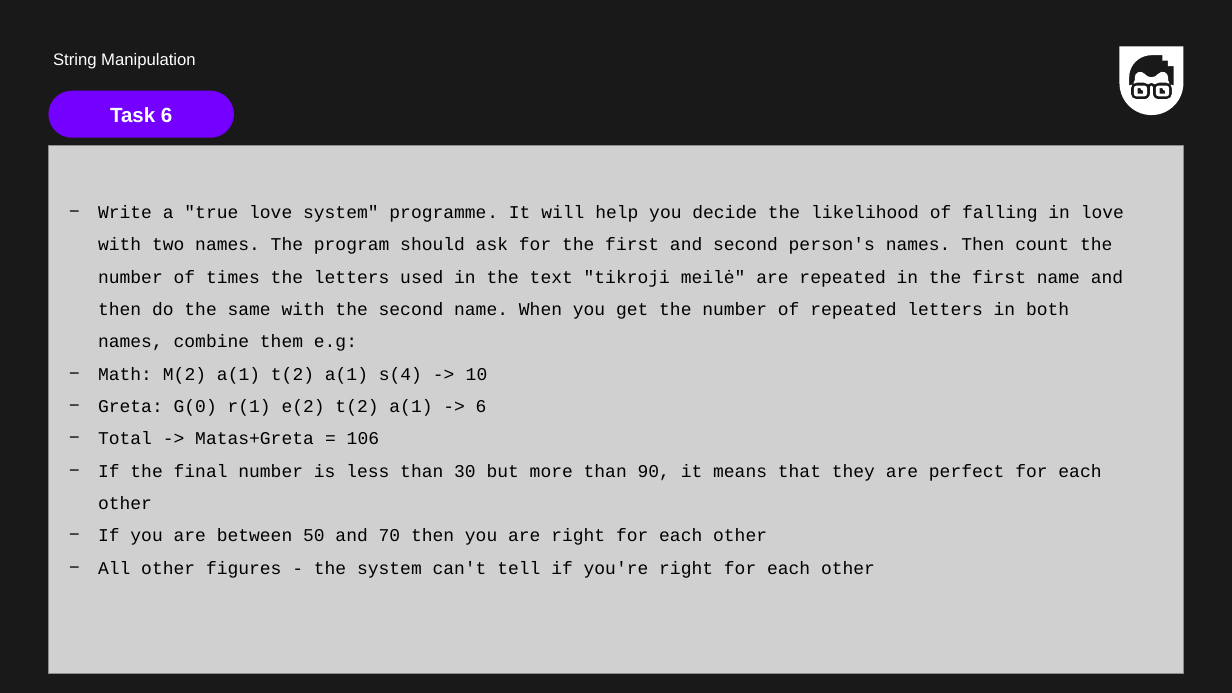
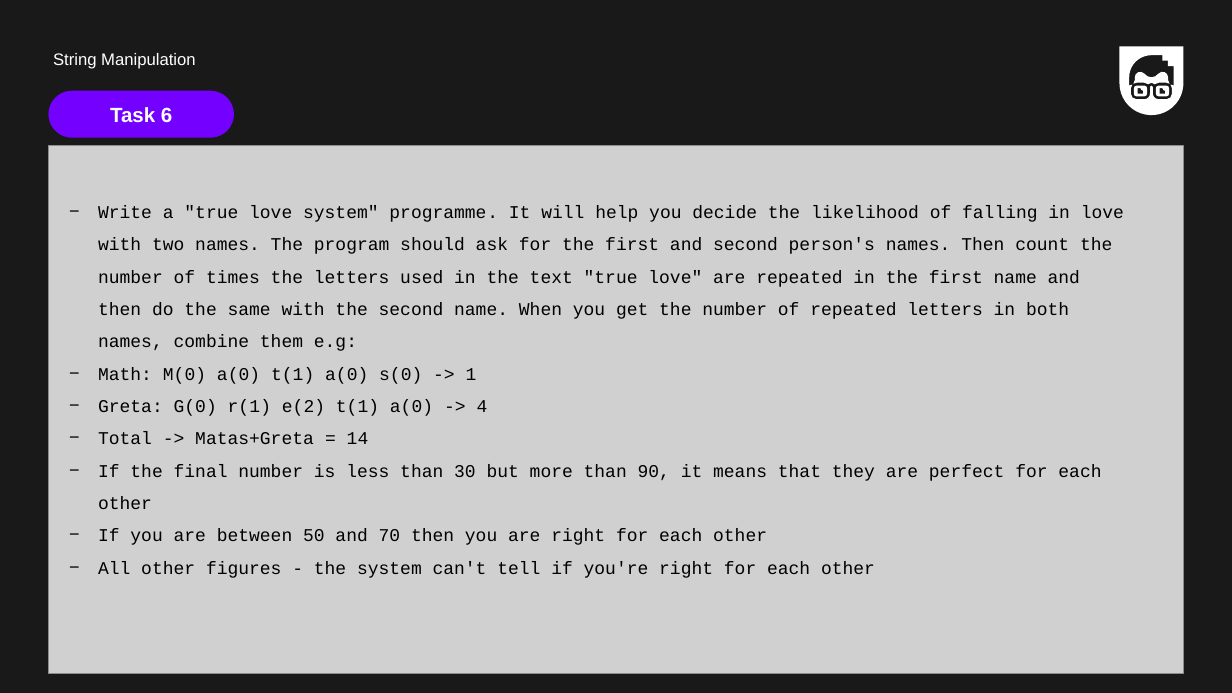
Before and after one commit to fpovilas/CodeAcademy, a slide deck: slide 15 of Lesson5/Lesson Material/05. String Manipulation en.pptx. Drawn at 1232x693 pixels with LibreOffice and Linux fonts; fonts in the diff are those of the drawing; grey boxes stand for pictures. Boxes give left, top, right and bottom in pixels: in the first picture for what was removed or moved away, otherwise in the second. Text is boxed around its words. In the diff, an @@ line names an element or a change of style, - is before the commit and + after.

```diff
--- a/Lesson5/Lesson Material/05. String Manipulation en.pptx
+++ b/Lesson5/Lesson Material/05. String Manipulation en.pptx
@@ text at (98,206,1124,444): text changed @@
-− Write a "true love system" programme. It will help you decide the likelihood of falling in love with two names. The program should ask for the first and second person's names. Then count the number of times the letters used in the text "tikroji meilė" are repeated in the first name and then do the same with the second name. When you get the number of repeated letters in both names, combine them e.g:
-− Math: M(2) a(1) t(2) a(1) s(4) -> 10
-− Greta: G(0) r(1) e(2) t(2) a(1) -> 6
-− Total -> Matas+Greta = 106
+− Write a "true love system" programme. It will help you decide the likelihood of falling in love with two names. The program should ask for the first and second person's names. Then count the number of times the letters used in the text "true love" are repeated in the first name and then do the same with the second name. When you get the number of repeated letters in both names, combine them e.g:
+− Math: M(0) a(0) t(1) a(0) s(0) -> 1
+− Greta: G(0) r(1) e(2) t(1) a(0) -> 4
+− Total -> Matas+Greta = 14
```
Also in this commit, not shown: 5 other files.
